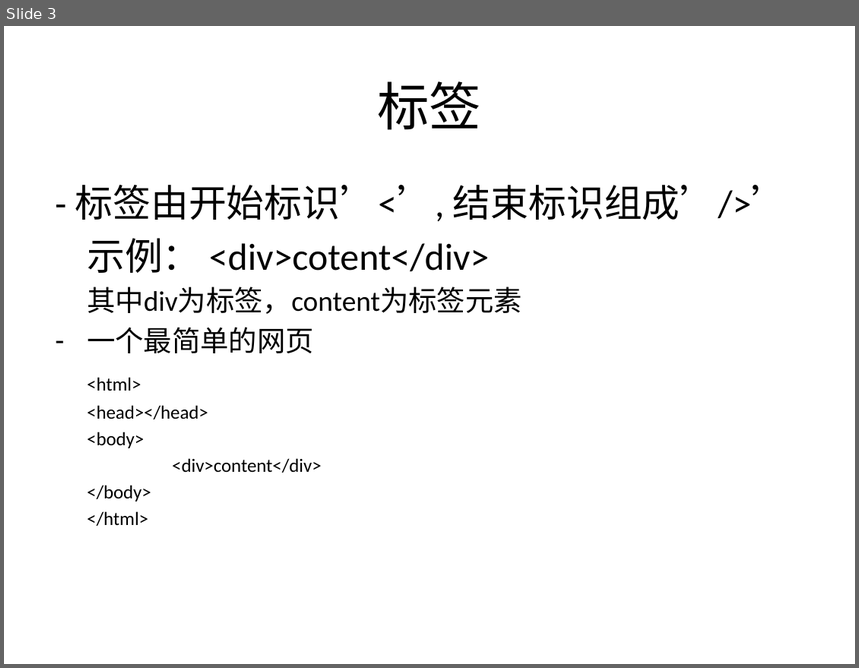
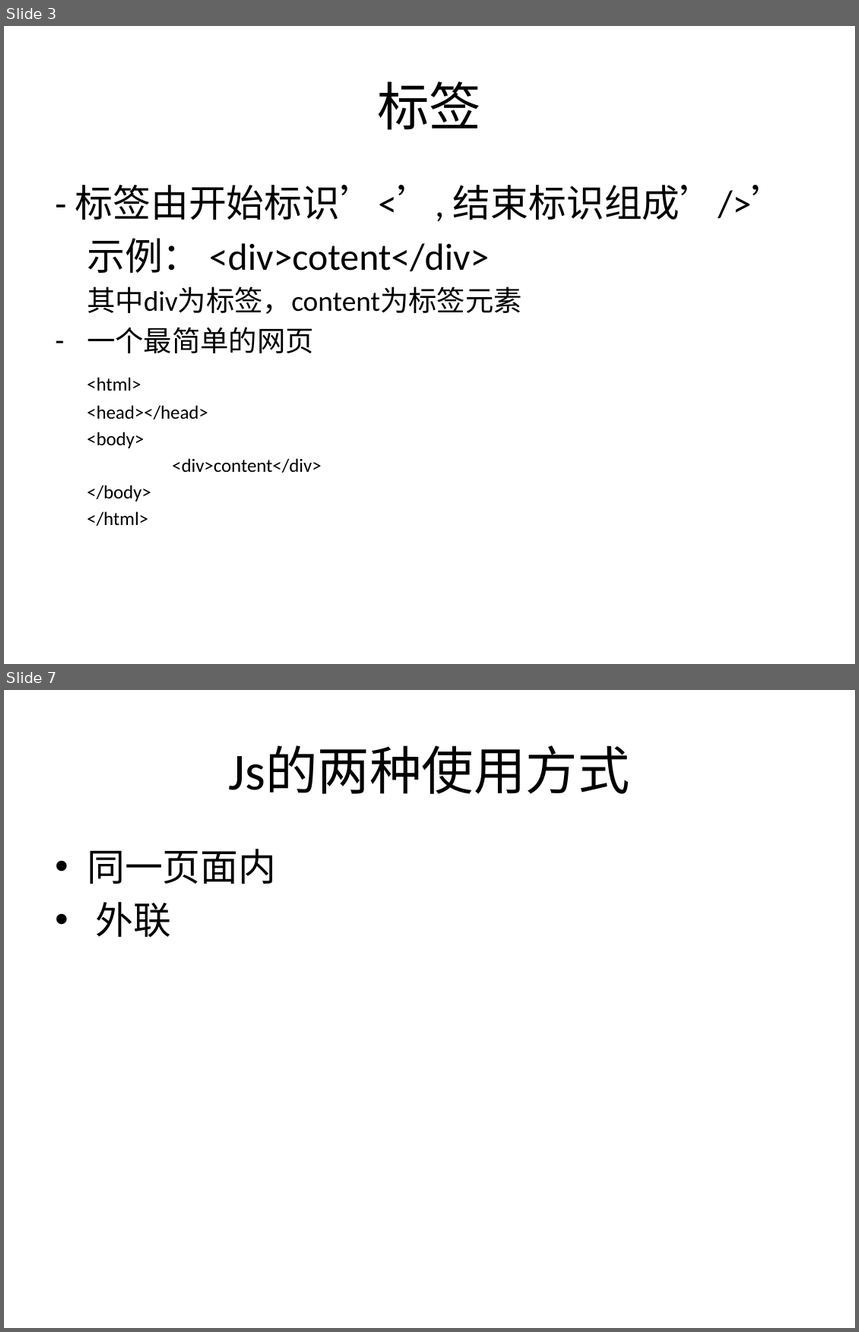
Before and after one commit to zhan3333/html-css-js-example, a slide deck: ppt/html-css-js.pptx. Shown one above the other, each under a label of ours: slide 3 before the commit, slides 3 and 7 after it; the slides between them are not shown. The pictures are 859x668 and 859x1332 pixels, drawn with LibreOffice and Linux fonts; fonts in the diff are those of the drawing. Boxes give left, top, right and bottom in pixels: in the first picture for what was removed or moved away, otherwise in the second. Text is boxed around its words. In the diff, an @@ line names an element or a change of style, - is before the commit and + after.

```diff
--- a/ppt/html-css-js.pptx
+++ b/ppt/html-css-js.pptx
@@ slide 7 added at [4, 690, 855, 1328], background #FFFFFF @@
@@ title added at [229, 746, 630, 794], 44 pt, text #000000 @@
+Js的两种使用方式
@@ text added at [87, 849, 276, 938], 32 pt, text #000000 @@
+• 同一页面内
+• 外联
```
Also in this commit, not shown: 4 other slides added, 7 other files.
